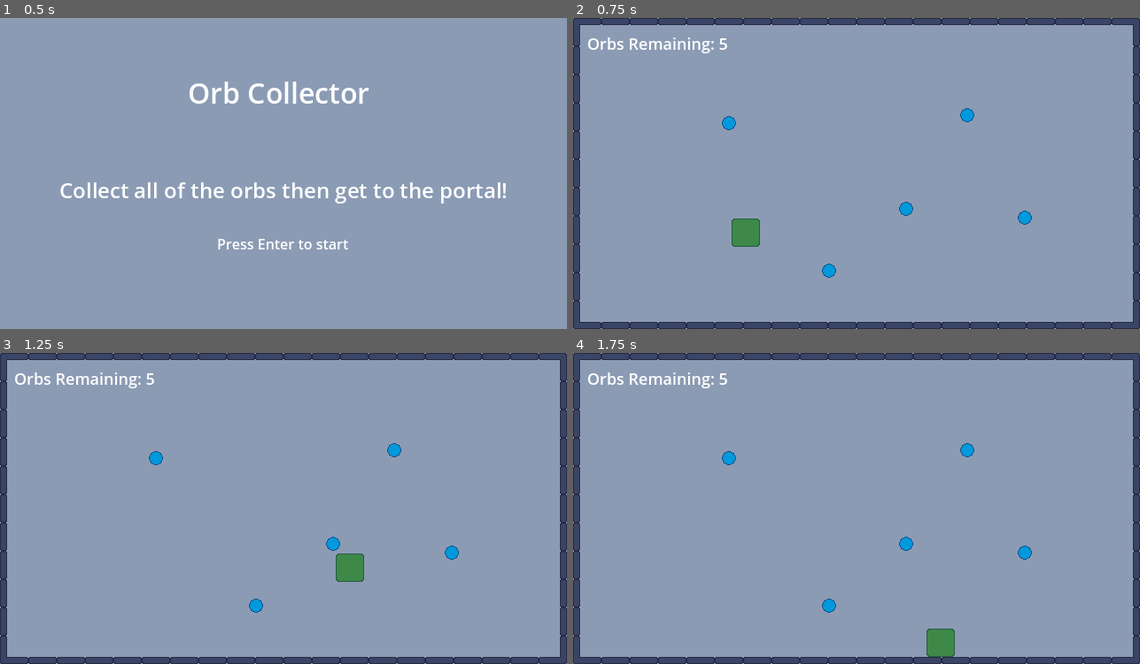
Above: before the commit, frames 1-4 (two rows, left to right).
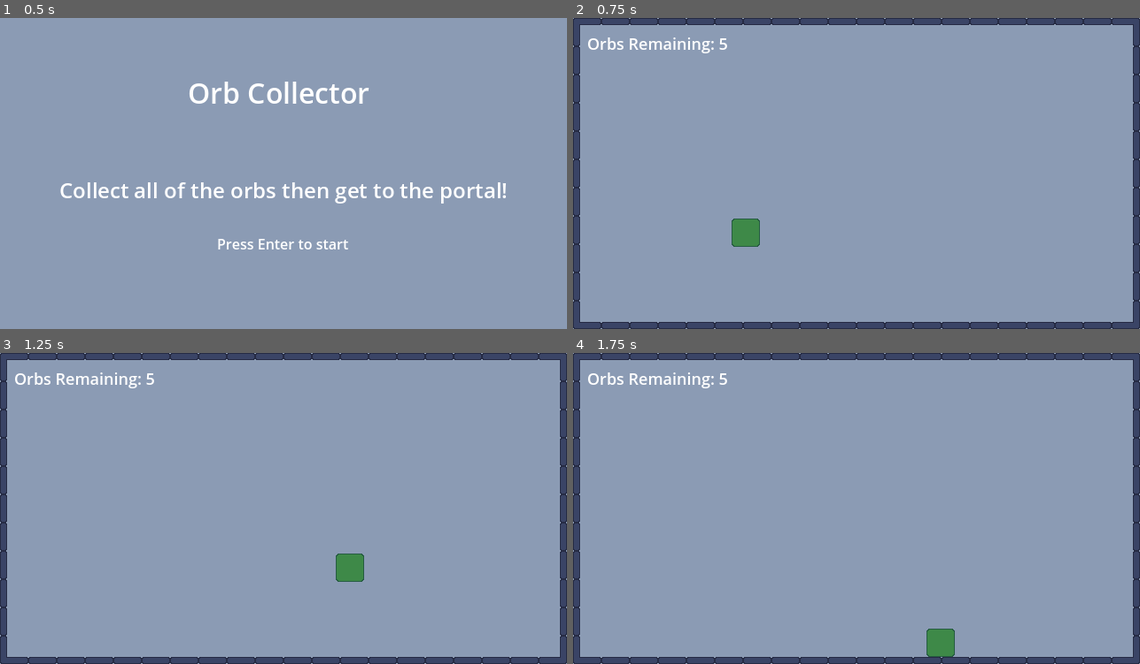
Above: after the commit, the same moments.

Repository: callum-jackson/orb-collector
Game: Godot game, scene res://scenes/start.tscn
Same seed, same stepped clock (60 frames per second), same inputs: the game is played once before the commit and once after it.
Inputs:
- Up to frame 1 (0.5 s): no input
- Up to frame 2 (0.75 s): tap Enter (ui_accept) at 0.5 s; hold Right (move_right) from 0.53 s (still down)
- Up to frame 3 (1.25 s): keep holding Right (move_right); tap Enter (ui_accept) at 0.77 s
- Up to frame 4 (1.75 s): release Right (move_right) at 1.28 s; hold Down (move_down) from 1.28 s (still down); tap Enter (ui_accept) at 1.52 s

Frame 1 is identical in both runs. In frame 2, 0.4% of the frame differs, in the area x 26-81%, y 28-84%; in frame 3, 0.4%; in frame 4, 0.4%.

Commit message:
Import orb-animated.png asset and begin animation config for Orb scene.

Diff:
--- a/scenes/orb.tscn
+++ b/scenes/orb.tscn
@@ -1,6 +1,5 @@
-[gd_scene load_steps=4 format=3 uid="uid://ctxq4a8ib5rg6"]
+[gd_scene load_steps=3 format=3 uid="uid://ctxq4a8ib5rg6"]
 
-[ext_resource type="Texture2D" uid="uid://bf3oxhwvqi224" path="res://assets/orb.png" id="1_ktqa0"]
 [ext_resource type="Script" uid="uid://chjiqvd7vl4x6" path="res://scripts/orb.gd" id="1_ubfm6"]
 
 [sub_resource type="CircleShape2D" id="CircleShape2D_y5ir8"]
@@ -12,7 +11,8 @@
 metadata/_edit_group_ = true
 
 [node name="Sprite2D" type="Sprite2D" parent="."]
-texture = ExtResource("1_ktqa0")
+hframes = 9
+frame = 1
 
 [node name="CollisionShape2D" type="CollisionShape2D" parent="."]
 shape = SubResource("CircleShape2D_y5ir8")
Binary file added: assets/orb-animated.png
Not shown, added: assets/orb-animated.png.import
